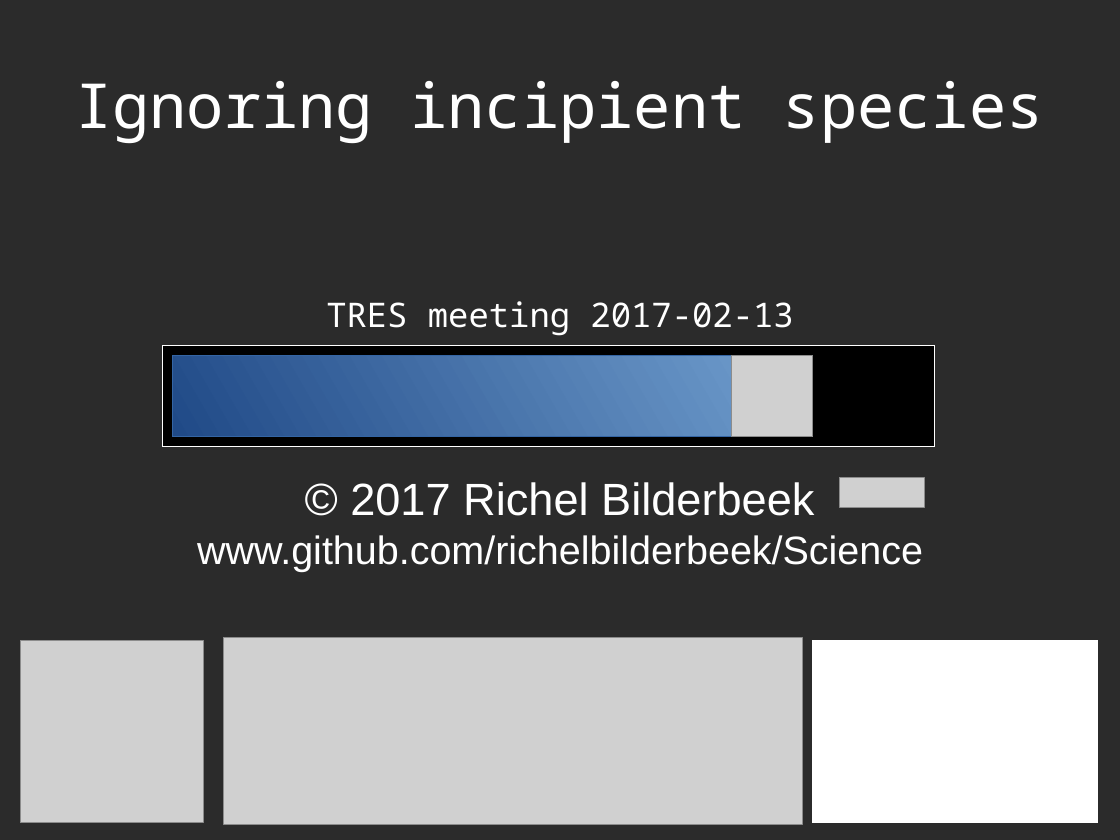
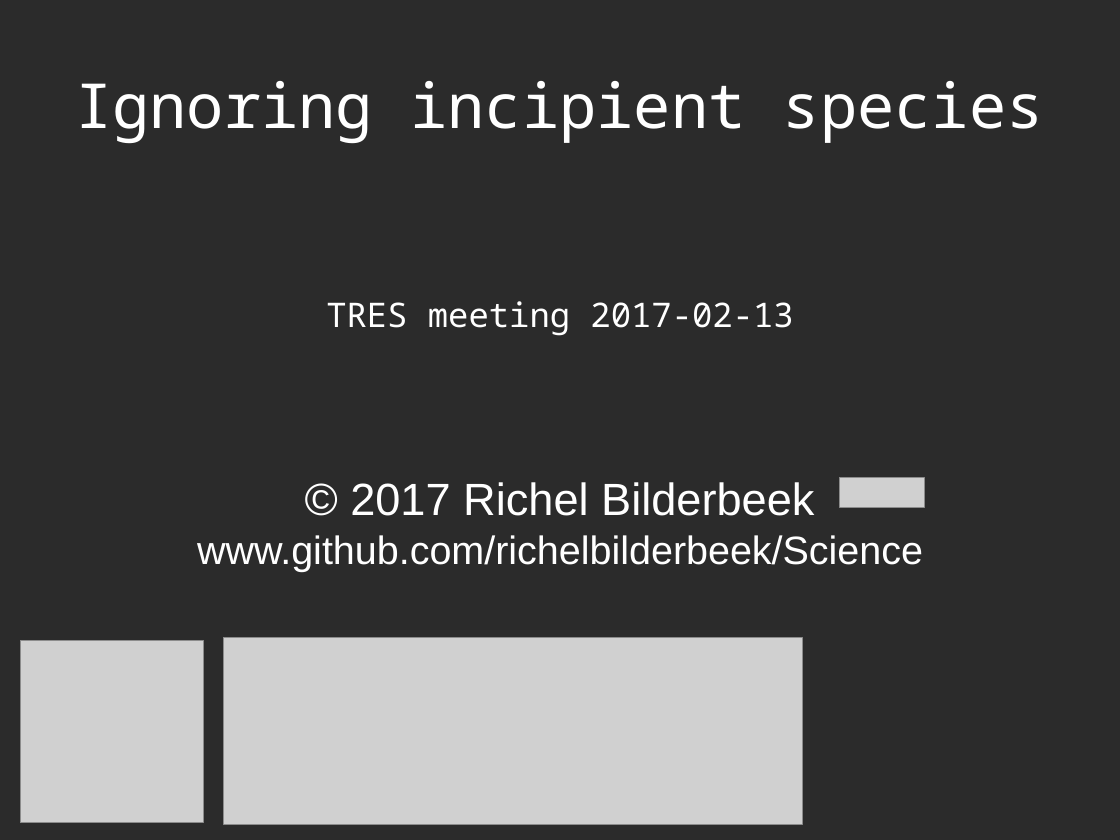
Before and after one commit to richelbilderbeek/Science, a slide deck: slide 1 of Bilderbeek20170213TresMeeting/20170213TresMeeting.odp. Drawn at 1120x840 pixels with LibreOffice and Linux fonts; fonts in the diff are those of the drawing; grey boxes stand for pictures; background and template pictures are left out; a plain dark background stands for a picture behind light text. Boxes give left, top, right and bottom in pixels: in the first picture for what was removed or moved away, otherwise in the second. Text is boxed around its words. In the diff, an @@ line names an element or a change of style, - is before the commit and + after.

```diff
--- a/Bilderbeek20170213TresMeeting/20170213TresMeeting.odp
+++ b/Bilderbeek20170213TresMeeting/20170213TresMeeting.odp
@@ rectangle removed at (163,346,935,447) @@
@@ rectangle removed at (173,356,813,437) @@
@@ picture removed at (732,356,813,437) @@
@@ rectangle removed at (813,640,1098,823) @@
```
Also in this commit, not shown: 2 other slides changed, 9 slides added, 3 slides removed, 5 other files.
